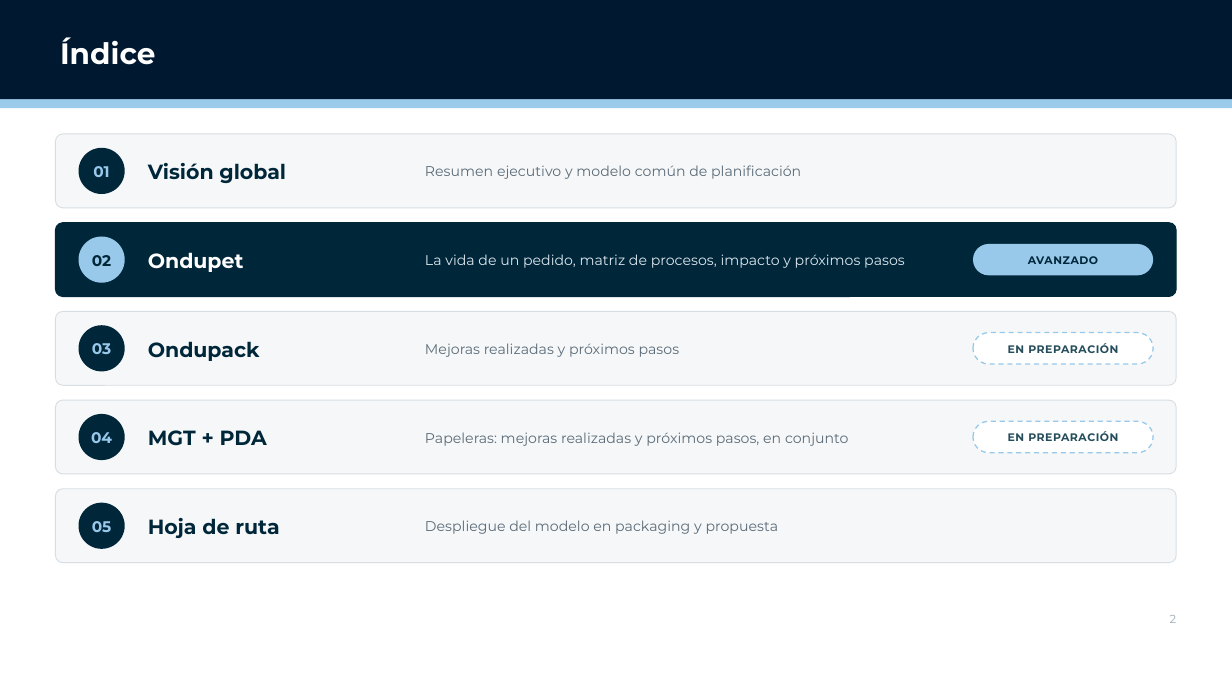
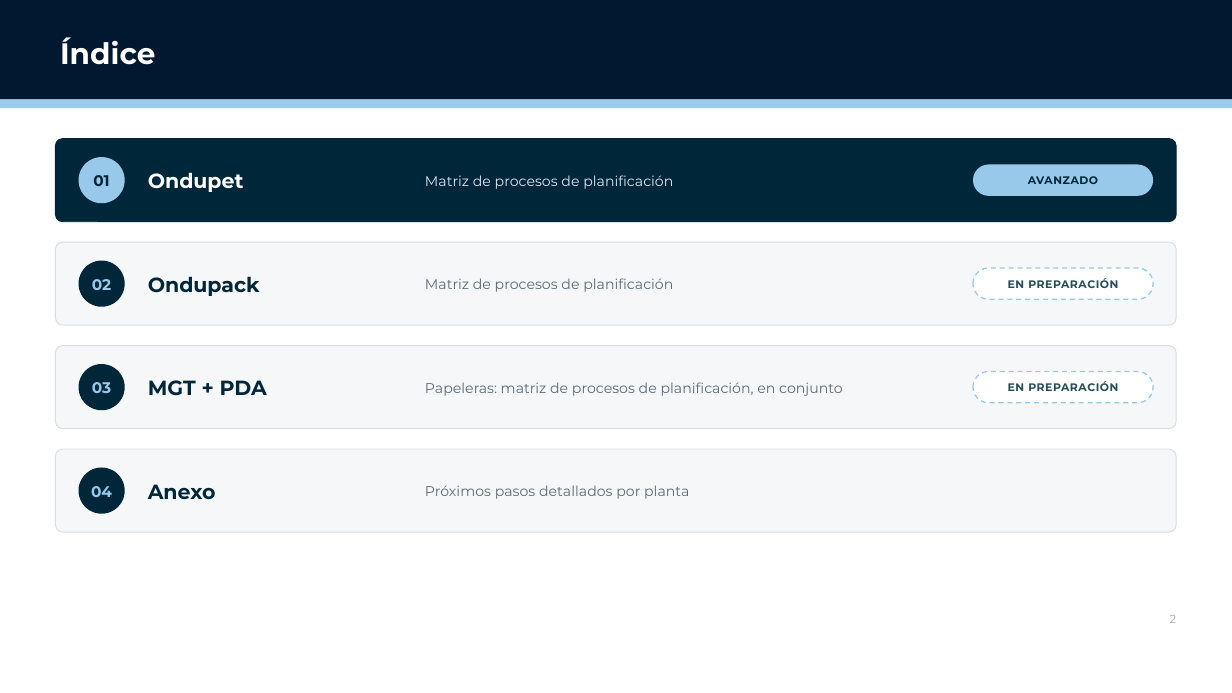
Before and after one commit to Enrique24799/AGSA, a slide deck: slide 2 of presentaciones/Planificacion_Packaging_CL.pptx. Drawn at 1232x693 pixels with LibreOffice and Linux fonts; fonts in the diff are those of the drawing; background and template pictures are left out. Boxes give left, top, right and bottom in pixels: in the first picture for what was removed or moved away, otherwise in the second. Text is boxed around its words. In the diff, an @@ line names an element or a change of style, - is before the commit and + after.

```diff
--- a/presentaciones/Planificacion_Packaging_CL.pptx
+++ b/presentaciones/Planificacion_Packaging_CL.pptx
@@ rounded rectangle: place and size @@
-rounded rectangle at bbox=[55, 223, 1177, 297]
+rounded rectangle at bbox=[55, 139, 1177, 222]
@@ text "Ondupet": place and size @@
-text "Ondupet" at bbox=[148, 252, 244, 272]
+text "Ondupet" at bbox=[148, 172, 244, 192]
@@ ellipse "01": place and size @@
-ellipse "01" at bbox=[79, 148, 125, 194]
+ellipse "01" at bbox=[79, 157, 125, 203]
@@ ellipse "01" at bbox=[79, 157, 125, 203]: text colour #98C9EB to #00263A; fill #00263A to #98C9EB @@
@@ text removed at bbox=[148, 163, 286, 183] @@
-Visión global
@@ text at bbox=[425, 175, 673, 189]: text changed; text colour #5B6B78 to #DCE7EF @@
-Resumen ejecutivo y modelo común de planificación
+Matriz de procesos de planificación
@@ rounded rectangle "AVANZADO": place and size @@
-rounded rectangle "AVANZADO" at bbox=[973, 244, 1153, 275]
+rounded rectangle "AVANZADO" at bbox=[973, 165, 1153, 196]
@@ proportions changed in 4 elements at bbox=[55, 449, 1177, 532], bbox=[55, 346, 1177, 429], bbox=[55, 139, 1177, 222], bbox=[55, 242, 1177, 325] @@
@@ rounded rectangle: place and size @@
-rounded rectangle at bbox=[55, 134, 1177, 208]
+rounded rectangle at bbox=[55, 242, 1177, 325]
@@ ellipse "02": place and size @@
-ellipse "02" at bbox=[79, 237, 125, 283]
+ellipse "02" at bbox=[79, 261, 125, 307]
@@ ellipse "02" at bbox=[79, 261, 125, 307]: text colour #00263A to #98C9EB; fill #98C9EB to #00263A @@
@@ text "Ondupack": place and size @@
-text "Ondupack" at bbox=[148, 341, 260, 361]
+text "Ondupack" at bbox=[148, 276, 260, 296]
@@ rounded rectangle "EN PREPARACIÓN": place and size @@
-rounded rectangle "EN PREPARACIÓN" at bbox=[973, 421, 1153, 453]
+rounded rectangle "EN PREPARACIÓN" at bbox=[973, 268, 1153, 299]
@@ text at bbox=[425, 278, 673, 292]: text changed; text colour #DCE7EF to #5B6B78 @@
-La vida de un pedido, matriz de procesos, impacto y próximos pasos
+Matriz de procesos de planificación
@@ rounded rectangle: place and size @@
-rounded rectangle at bbox=[55, 311, 1177, 385]
+rounded rectangle at bbox=[55, 346, 1177, 429]
@@ text "MGT + PDA": place and size @@
-text "MGT + PDA" at bbox=[148, 430, 267, 446]
+text "MGT + PDA" at bbox=[148, 380, 267, 396]
@@ text removed at bbox=[425, 343, 680, 357] @@
-Mejoras realizadas y próximos pasos
@@ ellipse "03": place and size @@
-ellipse "03" at bbox=[79, 325, 125, 372]
+ellipse "03" at bbox=[79, 364, 125, 410]
@@ text at bbox=[425, 382, 843, 396]: text changed @@
-Papeleras: mejoras realizadas y próximos pasos, en conjunto
+Papeleras: matriz de procesos de planificación, en conjunto
@@ rounded rectangle "EN PREPARACIÓN": place and size @@
-rounded rectangle "EN PREPARACIÓN" at bbox=[973, 333, 1153, 364]
+rounded rectangle "EN PREPARACIÓN" at bbox=[973, 372, 1153, 403]
@@ rounded rectangle removed at bbox=[55, 400, 1177, 474] @@
@@ rounded rectangle: place and size @@
-rounded rectangle at bbox=[55, 489, 1177, 563]
+rounded rectangle at bbox=[55, 449, 1177, 532]
@@ ellipse "04": place and size @@
-ellipse "04" at bbox=[79, 414, 125, 460]
+ellipse "04" at bbox=[79, 468, 125, 514]
@@ ellipse removed at bbox=[79, 503, 125, 549] @@
-05
@@ text added at bbox=[148, 484, 216, 499], 16 pt, text #00263A, bold @@
+Anexo
@@ text added at bbox=[425, 485, 689, 499], 11 pt, text #5B6B78 @@
+Próximos pasos detallados por planta
@@ text removed at bbox=[148, 518, 279, 538] @@
-Hoja de ruta
@@ text removed at bbox=[425, 520, 779, 534] @@
-Despliegue del modelo en packaging y propuesta
```
Also in this commit, not shown: 5 other slides changed, 1 slide added, 7 slides removed.
